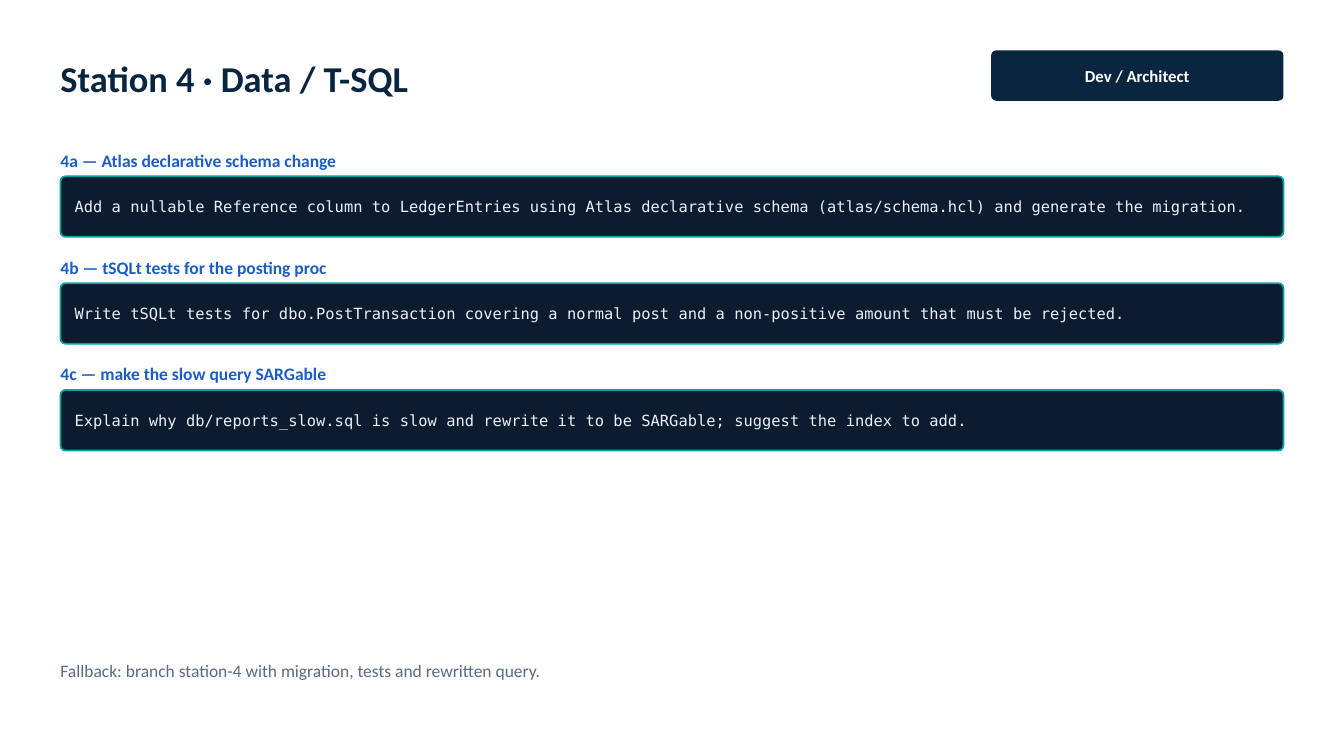
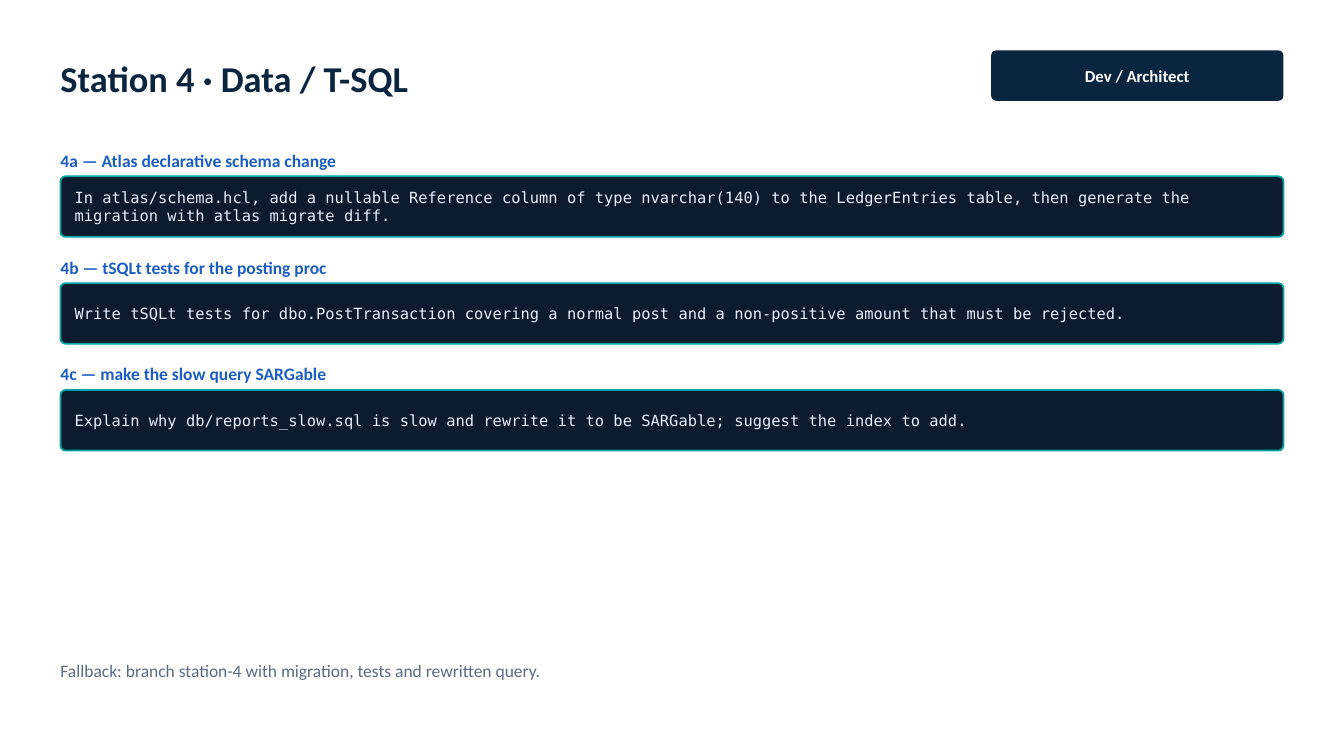
Before and after one commit to amilos/agentic-coding-101, a slide deck: slide 21 of slides/agentic-coding-101.pptx. Drawn at 1344x756 pixels with LibreOffice and Linux fonts; fonts in the diff are those of the drawing. Boxes give left, top, right and bottom in pixels: in the first picture for what was removed or moved away, otherwise in the second. Text is boxed around its words. In the diff, an @@ line names an element or a change of style, - is before the commit and + after.

```diff
--- a/slides/agentic-coding-101.pptx
+++ b/slides/agentic-coding-101.pptx
@@ text at box(75, 191, 1190, 225): text changed @@
-Add a nullable Reference column to LedgerEntries using Atlas declarative schema (atlas/schema.hcl) and generate the migration.
+In atlas/schema.hcl, add a nullable Reference column of type nvarchar(140) to the LedgerEntries table, then generate the migration with atlas migrate diff.
```
Also in this commit, not shown: 6 other slides changed, 14 other files.
